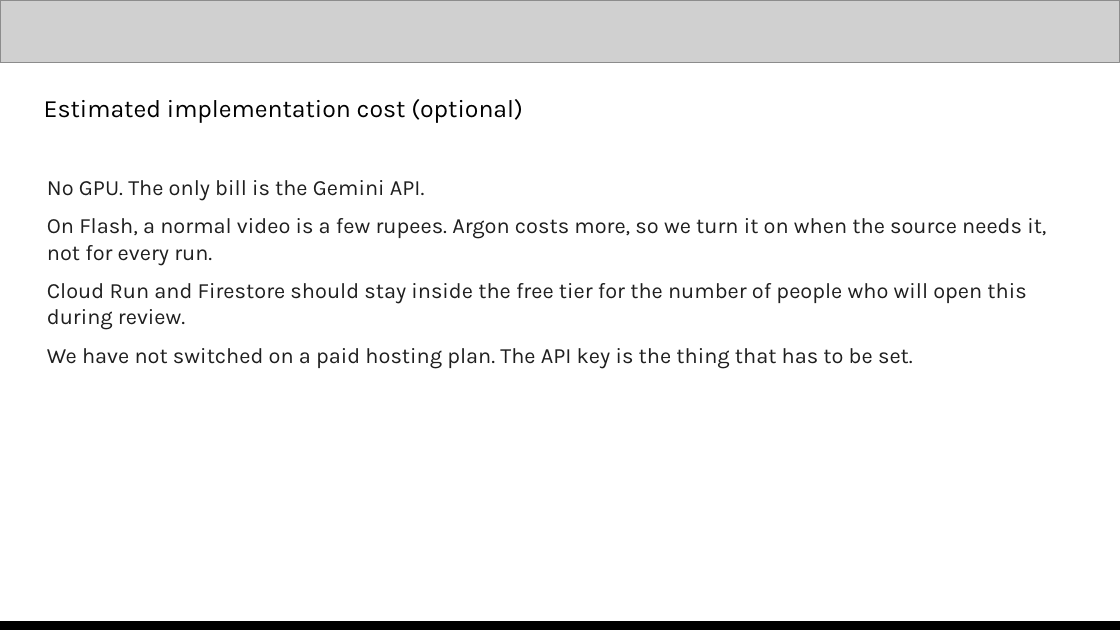
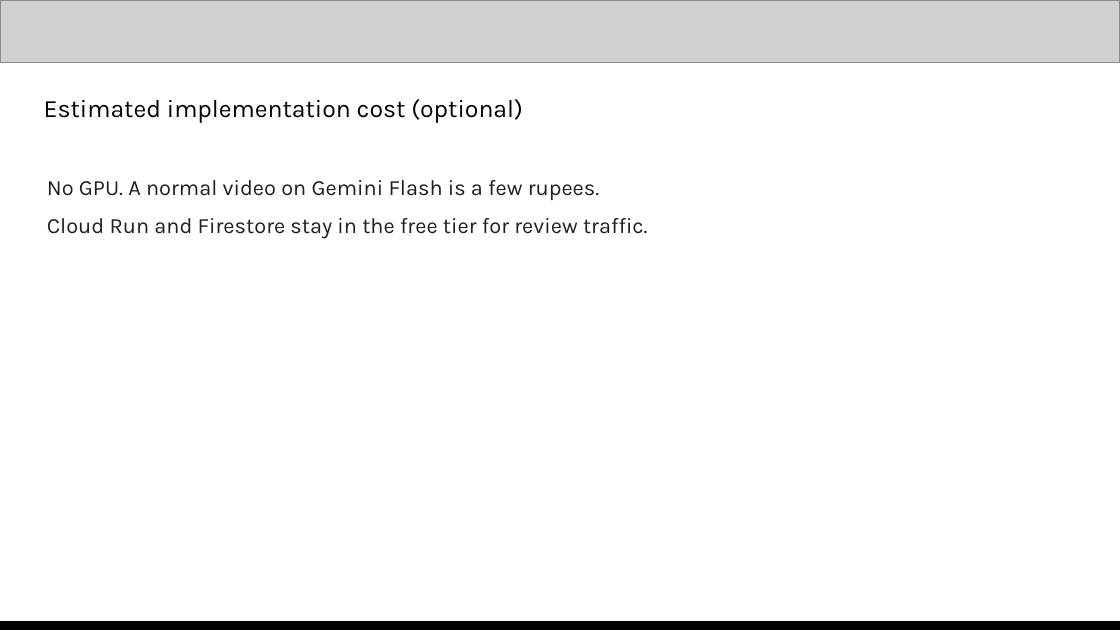
Before and after one commit to saitej123/Gemini-Multimodal-Studio, a slide deck: slide 10 of Template/Out/Multimodal Studio - AI Builder Cup.pptx. Drawn at 1120x630 pixels with LibreOffice and Linux fonts; fonts in the diff are those of the drawing; grey boxes stand for pictures. Boxes give left, top, right and bottom in pixels: in the first picture for what was removed or moved away, otherwise in the second. Text is boxed around its words. In the diff, an @@ line names an element or a change of style, - is before the commit and + after.

```diff
--- a/Template/Out/Multimodal Studio - AI Builder Cup.pptx
+++ b/Template/Out/Multimodal Studio - AI Builder Cup.pptx
@@ text at (x1=47, y1=180, x2=647, y2=239): text changed @@
-No GPU. The only bill is the Gemini API.
-On Flash, a normal video is a few rupees. Argon costs more, so we turn it on when the source needs it, not for every run.
-Cloud Run and Firestore should stay inside the free tier for the number of people who will open this during review.
-We have not switched on a paid hosting plan. The API key is the thing that has to be set.
+No GPU. A normal video on Gemini Flash is a few rupees.
+Cloud Run and Firestore stay in the free tier for review traffic.
```
Also in this commit, not shown: 12 other slides changed, 2 other files.
